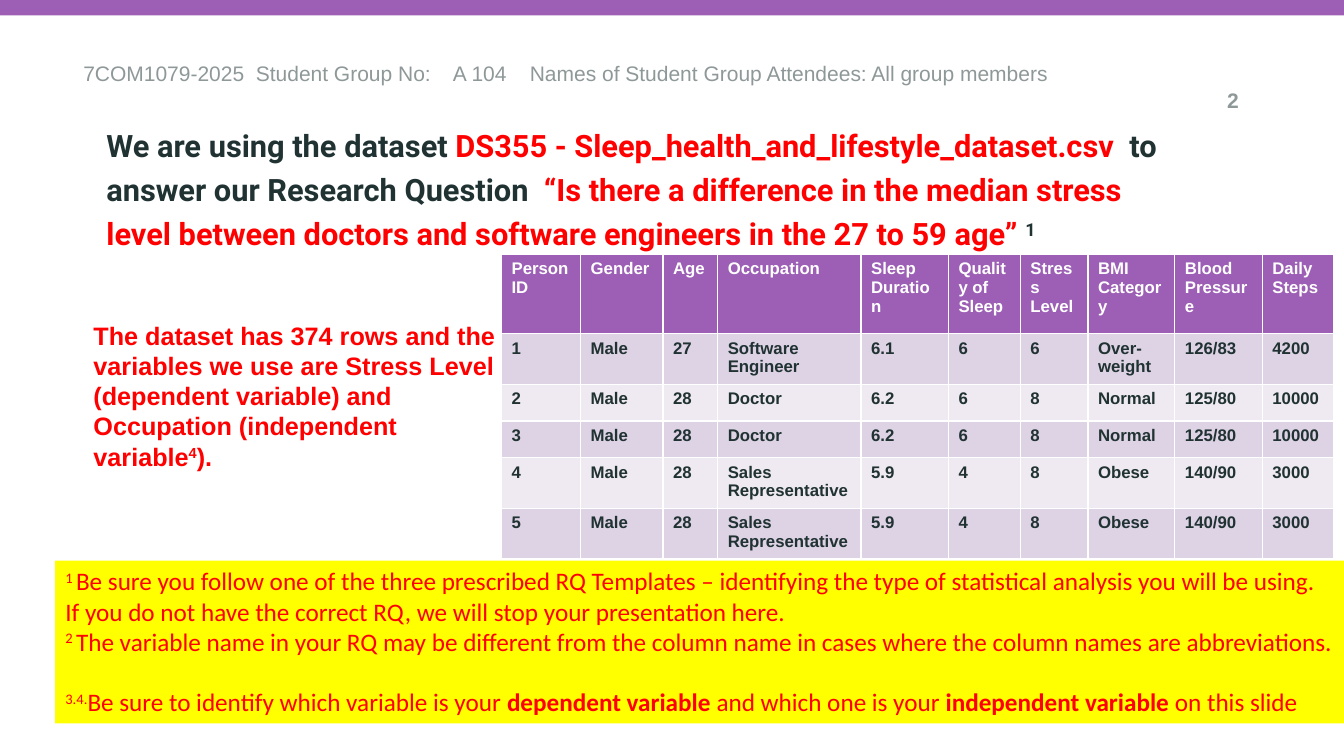
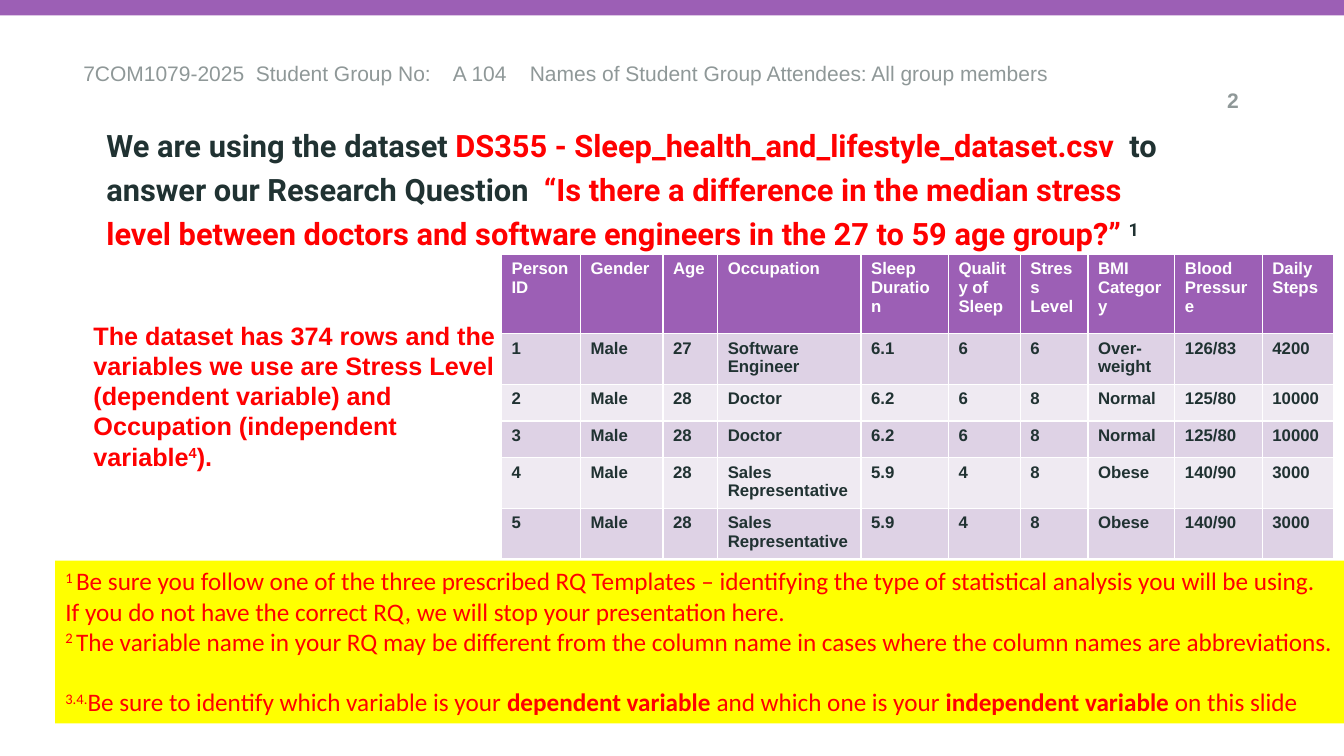
Before and after one commit to fm25abm/trdcw2, a slide deck: slide 2 of demo_presentations/A104_Vis_and_Analysis_Presentation.pptx. Drawn at 1344x756 pixels with LibreOffice and Linux fonts; fonts in the diff are those of the drawing; background and template pictures are left out. Boxes give left, top, right and bottom in pixels: in the first picture for what was removed or moved away, otherwise in the second. Text is boxed around its words. In the diff, an @@ line names an element or a change of style, - is before the commit and + after.

```diff
--- a/demo_presentations/A104_Vis_and_Analysis_Presentation.pptx
+++ b/demo_presentations/A104_Vis_and_Analysis_Presentation.pptx
@@ subtitle at (106, 133, 1156, 252): text changed @@
-We are using the dataset DS355 - Sleep_health_and_lifestyle_dataset.csv to answer our Research Question “Is there a difference in the median stress level between doctors and software engineers in the 27 to 59 age” 1
+We are using the dataset DS355 - Sleep_health_and_lifestyle_dataset.csv to answer our Research Question “Is there a difference in the median stress level between doctors and software engineers in the 27 to 59 age group?” 1
```
Also in this commit, not shown: 3 other slides changed, 3 slides added, 1 slide removed.
